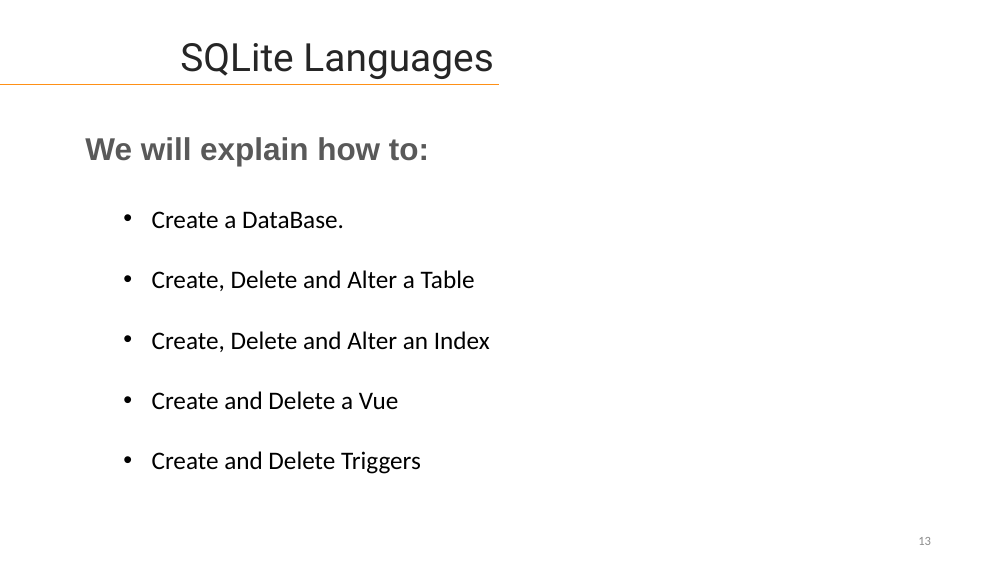
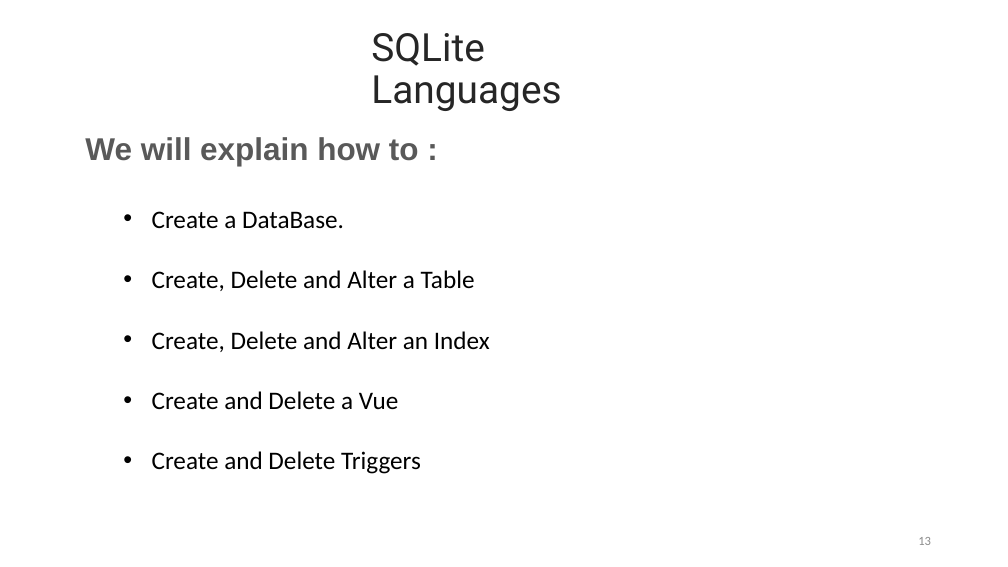
Before and after one commit to lahcenrahlaoui/Wingardium_Leviosaaaa, a slide deck: slide 13 of Presentation-projet-SQLite (1) - Copy.pptx. Drawn at 1008x567 pixels with LibreOffice and Linux fonts; fonts in the diff are those of the drawing. Boxes give left, top, right and bottom in pixels: in the first picture for what was removed or moved away, otherwise in the second. Text is boxed around its words. In the diff, an @@ line names an element or a change of style, - is before the commit and + after.

```diff
--- a/Presentation-projet-SQLite (1) - Copy.pptx
+++ b/Presentation-projet-SQLite (1) - Copy.pptx
@@ text "SQLite Languages" rewrapped from (x1=180, y1=43, x2=493, y2=79) to (x1=371, y1=33, x2=561, y2=111) @@
@@ line removed from (0, 85) to (499, 85) @@
@@ text at (x1=85, y1=137, x2=419, y2=166): spaces changed @@
-We will explain how to:
+We will explain how to :
```
Also in this commit, not shown: 14 other slides changed, 14 slides added, 9 slides removed.
